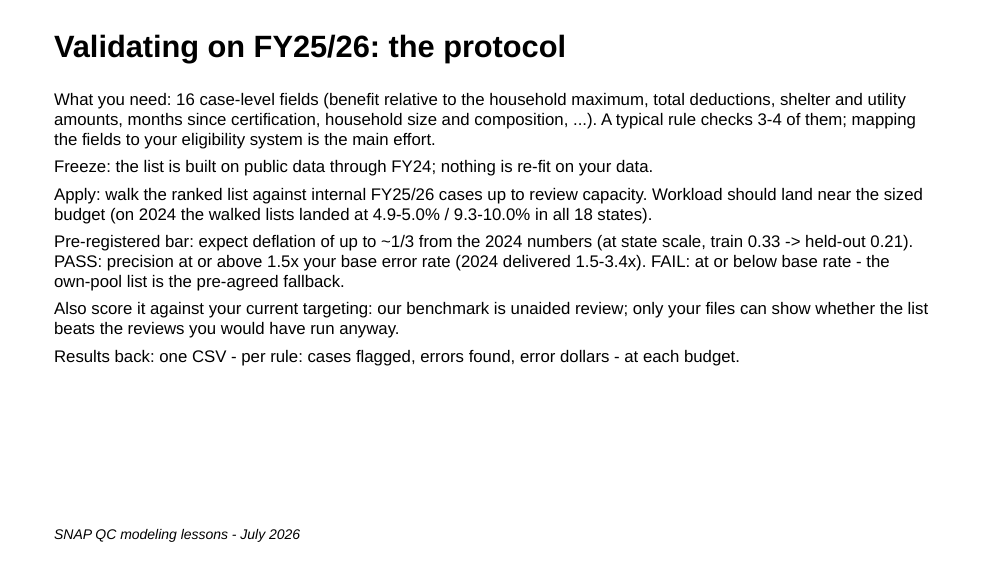
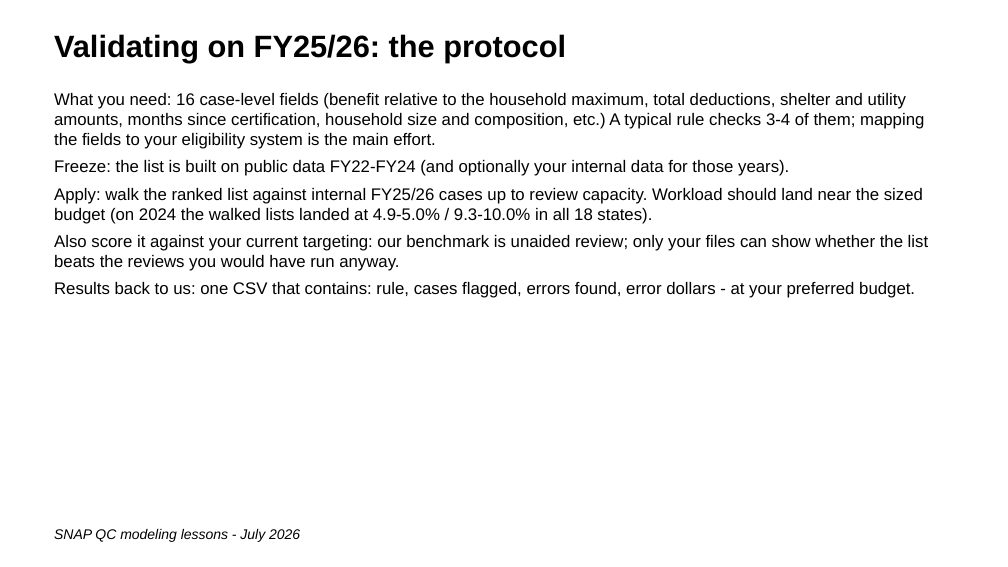
Before and after one commit to giannella/snap_qc, a slide deck: slide 30 of lessons_getting_more_signal_from_snap_qc_data.pptx. Drawn at 1008x567 pixels with LibreOffice and Linux fonts; fonts in the diff are those of the drawing. Boxes give left, top, right and bottom in pixels: in the first picture for what was removed or moved away, otherwise in the second. Text is boxed around its words. In the diff, an @@ line names an element or a change of style, - is before the commit and + after.

Commit message:
presentation fixes

```diff
--- a/lessons_getting_more_signal_from_snap_qc_data.pptx
+++ b/lessons_getting_more_signal_from_snap_qc_data.pptx
@@ text at [54,93,924,176]: text changed @@
-What you need: 16 case-level fields (benefit relative to the household maximum, total deductions, shelter and utility amounts, months since certification, household size and composition, ...). A typical rule checks 3-4 of them; mapping the fields to your eligibility system is the main effort.
-Freeze: the list is built on public data through FY24; nothing is re-fit on your data.
+What you need: 16 case-level fields (benefit relative to the household maximum, total deductions, shelter and utility amounts, months since certification, household size and composition, etc.) A typical rule checks 3-4 of them; mapping the fields to your eligibility system is the main effort.
+Freeze: the list is built on public data FY22-FY24 (and optionally your internal data for those years).
@@ text at [54,235,913,291]: paragraph removed @@
-Pre-registered bar: expect deflation of up to ~1/3 from the 2024 numbers (at state scale, train 0.33 -> held-out 0.21). PASS: precision at or above 1.5x your base error rate (2024 delivered 1.5-3.4x). FAIL: at or below base rate - the own-pool list is the pre-agreed fallback.
@@ text at [54,282,915,298]: text changed @@
-Results back: one CSV - per rule: cases flagged, errors found, error dollars - at each budget.
+Results back to us: one CSV that contains: rule, cases flagged, errors found, error dollars - at your preferred budget.
```
Also in this commit, not shown: 7 other slides changed.
